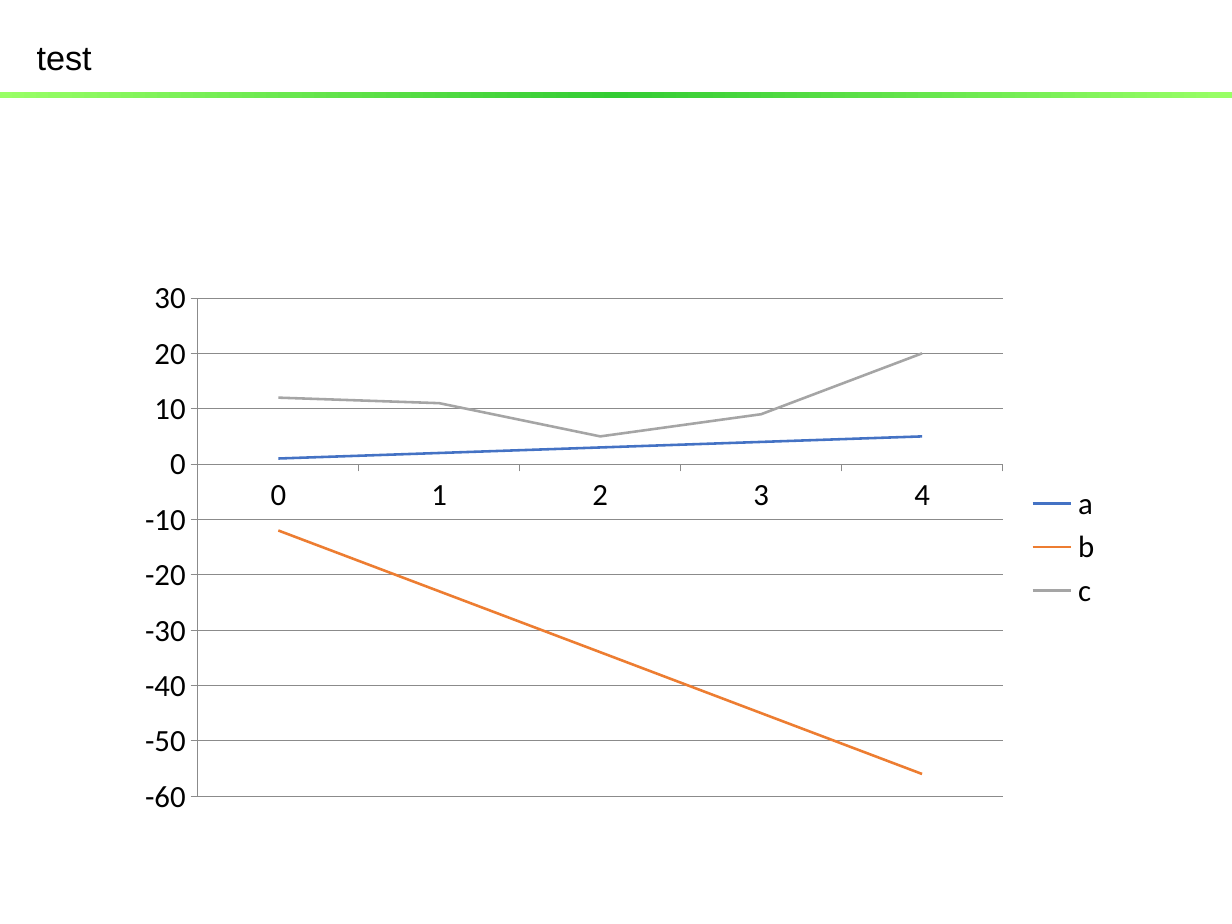
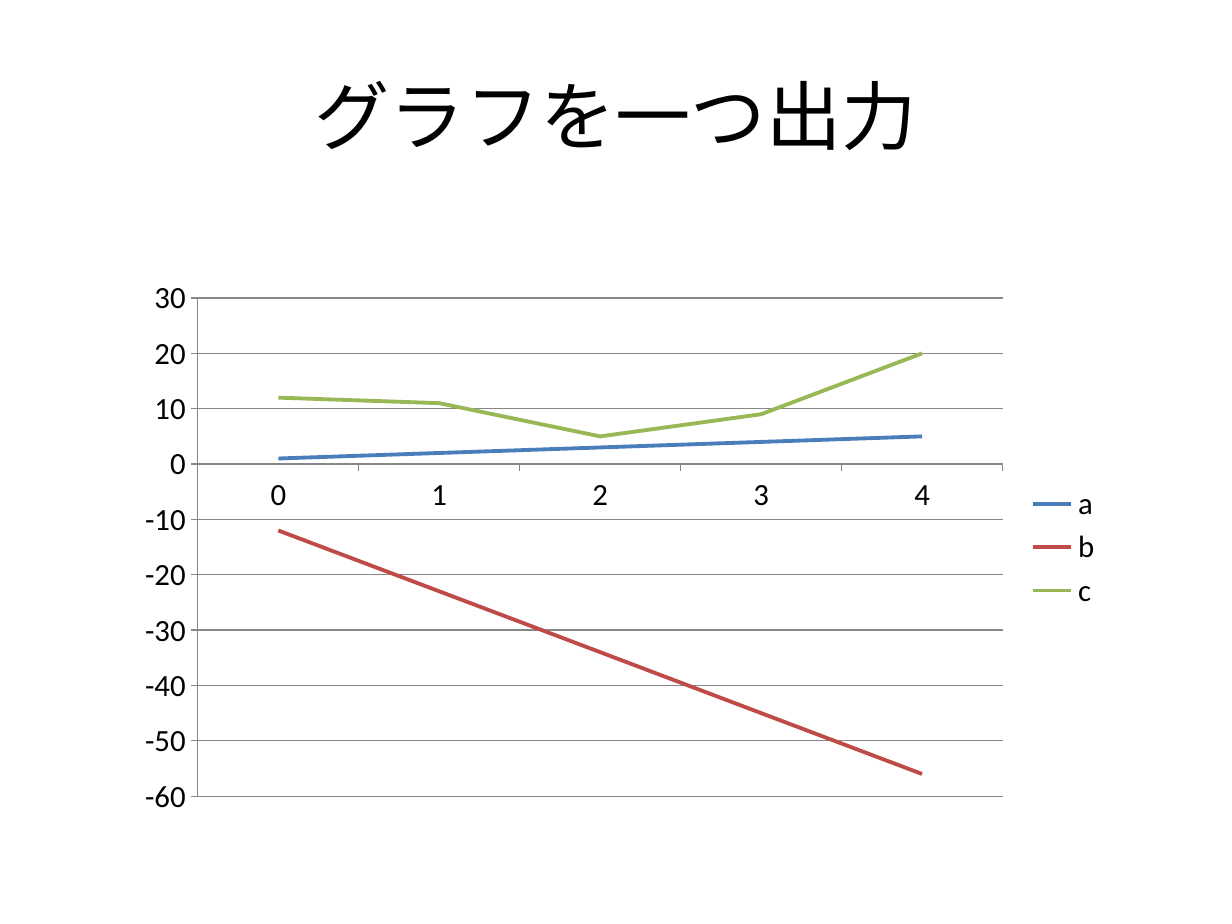
Before and after one commit to kounatsumikan/ACPC, a slide deck: slide 3 of notebook/test2.pptx (slide 4 before the commit). Drawn at 1232x924 pixels with LibreOffice and Linux fonts; fonts in the diff are those of the drawing; background and template pictures are left out. Boxes give left, top, right and bottom in pixels: in the first picture for what was removed or moved away, otherwise in the second. Text is boxed around its words. In the diff, an @@ line names an element or a change of style, - is before the commit and + after.

```diff
--- a/notebook/test2.pptx
+++ b/notebook/test2.pptx
@@ title removed at (37, 48, 92, 71) @@
-test
@@ title added at (315, 81, 917, 150), 44 pt, text #000000 @@
+グラフを一つ出力
@@ rectangle removed at (0, 92, 1232, 97) @@
@@ line chart at (126, 269, 1115, 827) @@
@@ colour of a #4472C4 to #4F81BD @@
@@ colour of b #ED7D31 to #C0504D @@
@@ colour of c #A5A5A5 to #9BBB59 @@
```
Also in this commit, not shown: 4 other slides changed, 2 slides added, 2 slides removed, 5 other files.
